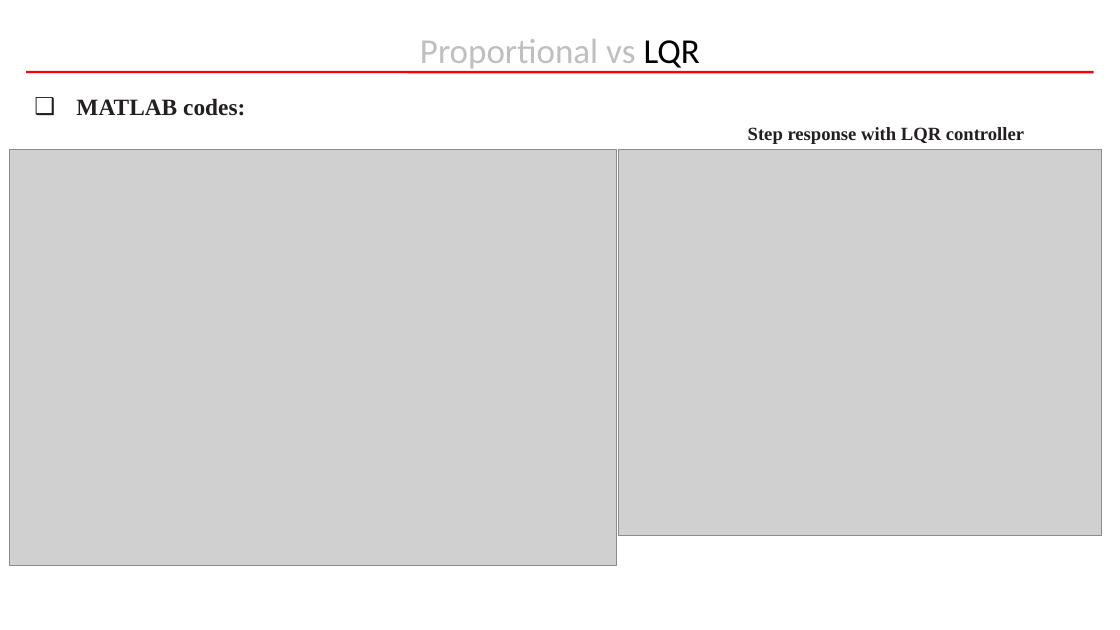
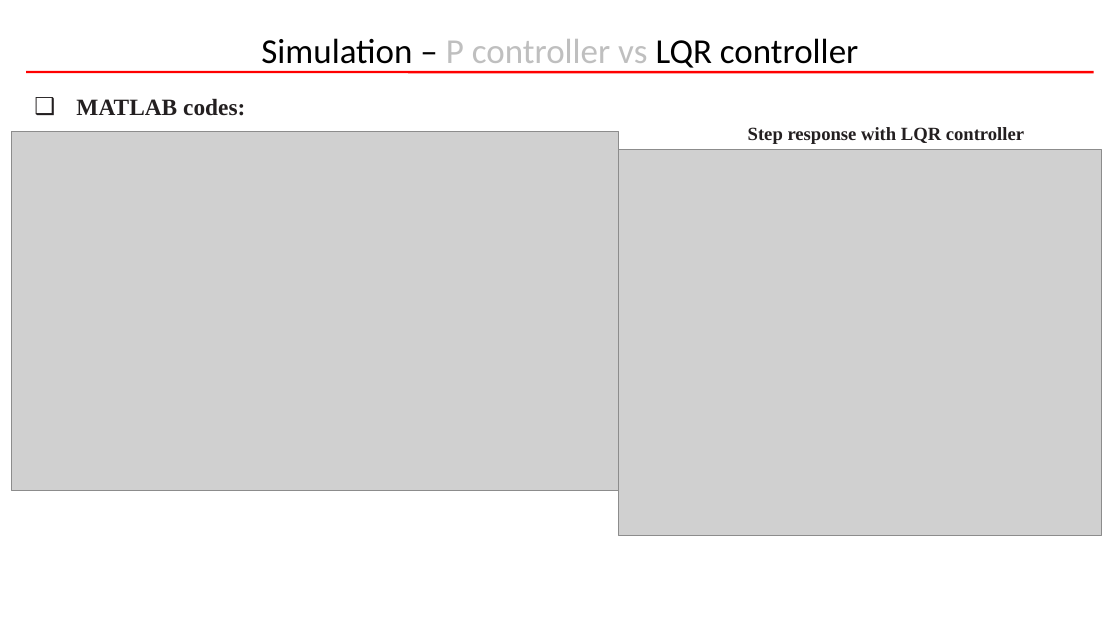
Before and after one commit to reenor/UOU-WA1194-Linear-System-Control, a slide deck: slide 14 of Exercises/20245360_CHUNG_QUANG_KHANH_Term_Project/20245360_CHUNG_QUANG_KHANH_Optimal_Control.pptx. Drawn at 1120x630 pixels with LibreOffice and Linux fonts; fonts in the diff are those of the drawing; grey boxes stand for pictures; background and template pictures are left out. Boxes give left, top, right and bottom in pixels: in the first picture for what was removed or moved away, otherwise in the second. Text is boxed around its words. In the diff, an @@ line names an element or a change of style, - is before the commit and + after.

```diff
--- a/Exercises/20245360_CHUNG_QUANG_KHANH_Term_Project/20245360_CHUNG_QUANG_KHANH_Optimal_Control.pptx
+++ b/Exercises/20245360_CHUNG_QUANG_KHANH_Term_Project/20245360_CHUNG_QUANG_KHANH_Optimal_Control.pptx
@@ title at <box>261,38,858,72</box>: text changed; text colour #BFBFBF to #000000 @@
-Proportional vs LQR
+Simulation – P controller vs LQR controller
@@ picture: place and size @@
-picture at <box>9,150,617,565</box>
+picture at <box>12,131,619,491</box>
```
Also in this commit, not shown: 2 other slides changed, 4 slides added, 1 slide removed, 1 other file.
